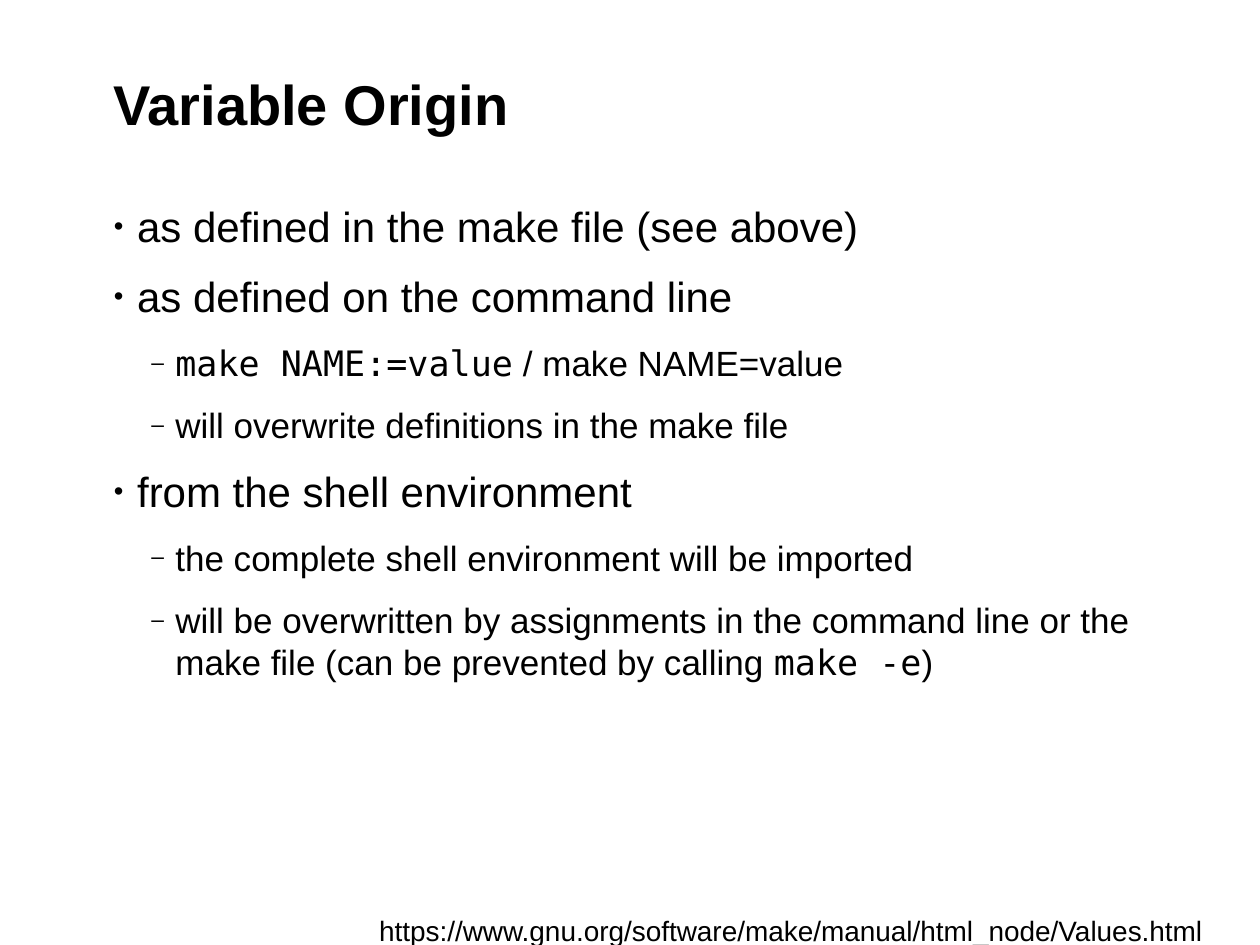
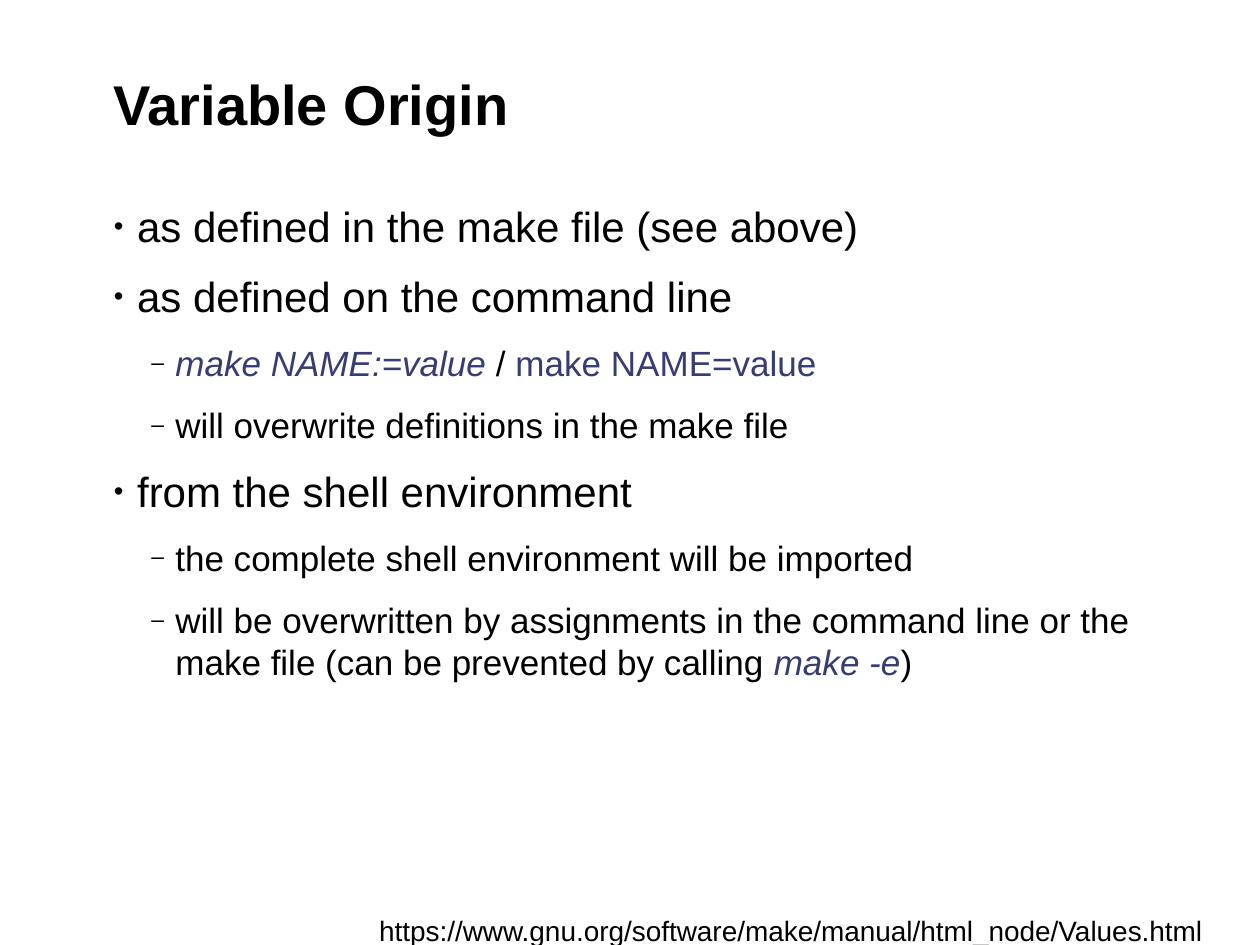
Before and after one commit to fsundermeyer/GNU_make_workshop, a slide deck: slide 16 of GNU_make_03_2015.odp (slide 15 before the commit). Drawn at 1260x945 pixels with LibreOffice and Linux fonts; fonts in the diff are those of the drawing; background and template pictures are left out. Boxes give left, top, right and bottom in pixels: in the first picture for what was removed or moved away, otherwise in the second. Text is boxed around its words. In the diff, an @@ line names an element or a change of style, - is before the commit and + after.

Commit message:
Part 4 of the GNU Make Workshop
Multi-line Variables and Conditionals. The example makefile lets the user
select whether to generate mp3 or ogg and whether to do album or track
gain. The cover is copied if it already exists in the flac directory,
otherwise it is fetched.

```diff
--- a/GNU_make_03_2015.odp
+++ b/GNU_make_03_2015.odp
@@ text at (175,350,1129,682): font DejaVu Sans Mono to Arial, italic on in "make NAME:=value", "make -e)"; text colour #000000 to #363C74 in "make NAME:=value make NAME=value", "make -e)" @@
```
Also in this commit, not shown: 24 other slides changed, 10 slides added, 1 other file.
